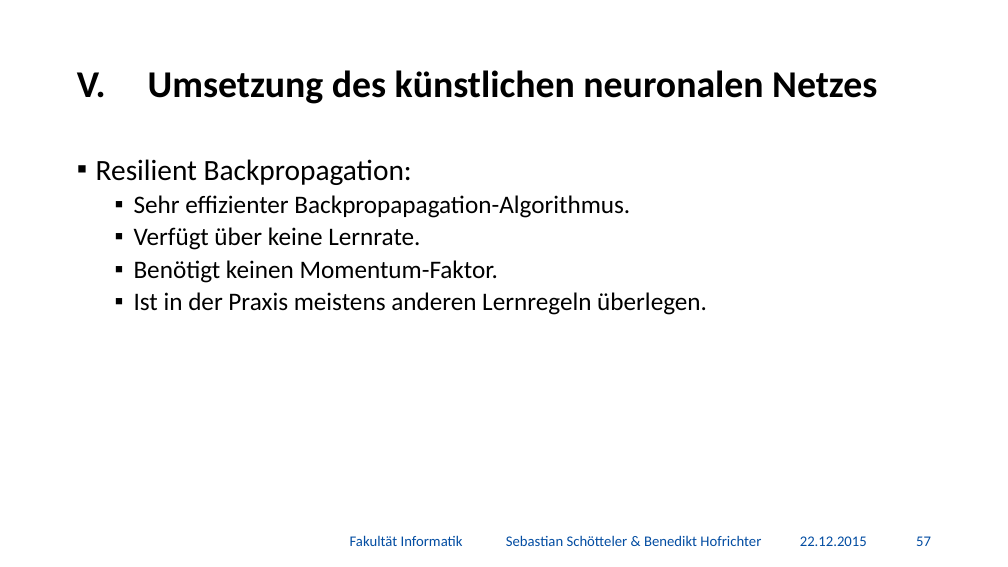
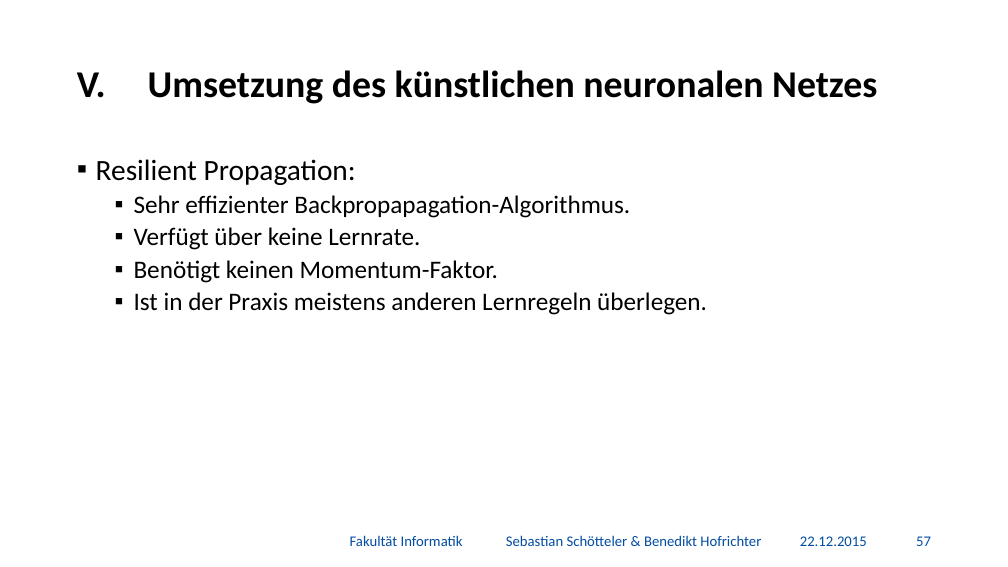
Before and after one commit to BenediktGitGit/soco15, a slide deck: slide 58 of 3b_Vortrag/Präsentation.pptx. Drawn at 1008x567 pixels with LibreOffice and Linux fonts; fonts in the diff are those of the drawing; background and template pictures are left out. Boxes give left, top, right and bottom in pixels: in the first picture for what was removed or moved away, otherwise in the second. Text is boxed around its words. In the diff, an @@ line names an element or a change of style, - is before the commit and + after.

```diff
--- a/3b_Vortrag/Präsentation.pptx
+++ b/3b_Vortrag/Präsentation.pptx
@@ text at <box>96,159,356,185</box>: text changed @@
-▪ Resilient Backpropagation:
+▪ Resilient Propagation:
```
Also in this commit, not shown: 6 other slides changed, 1 other file.
